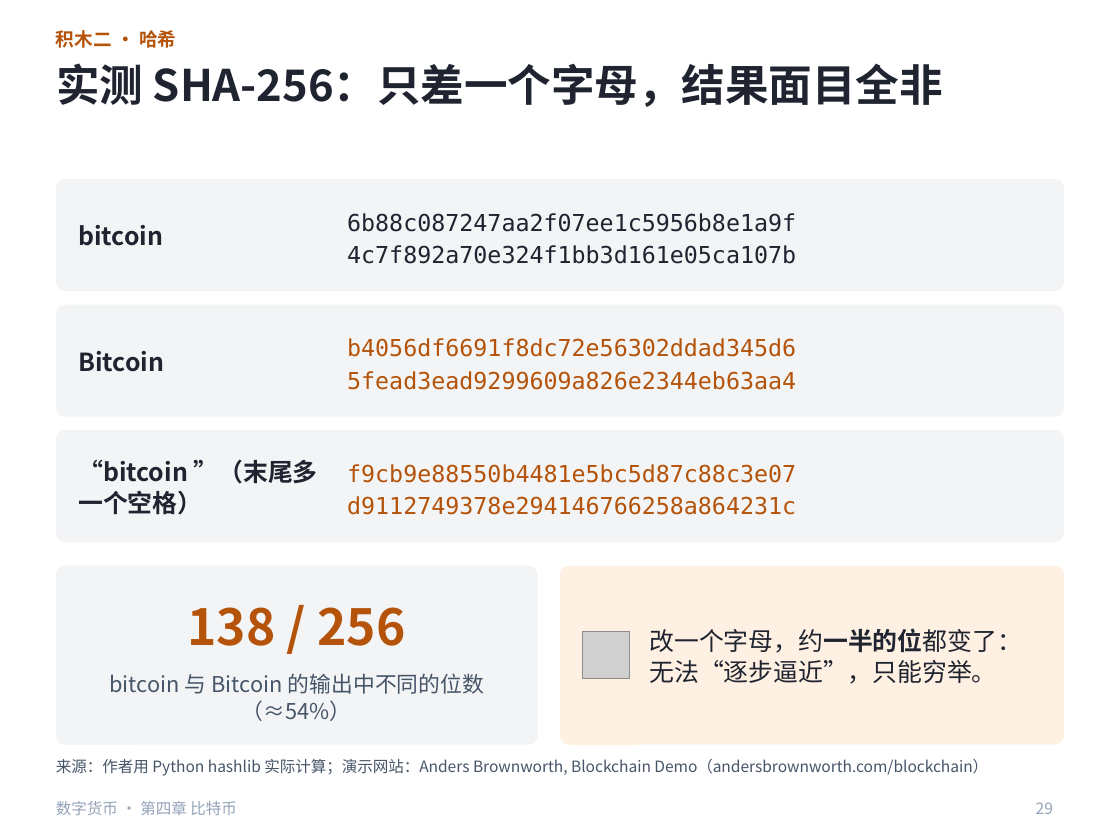
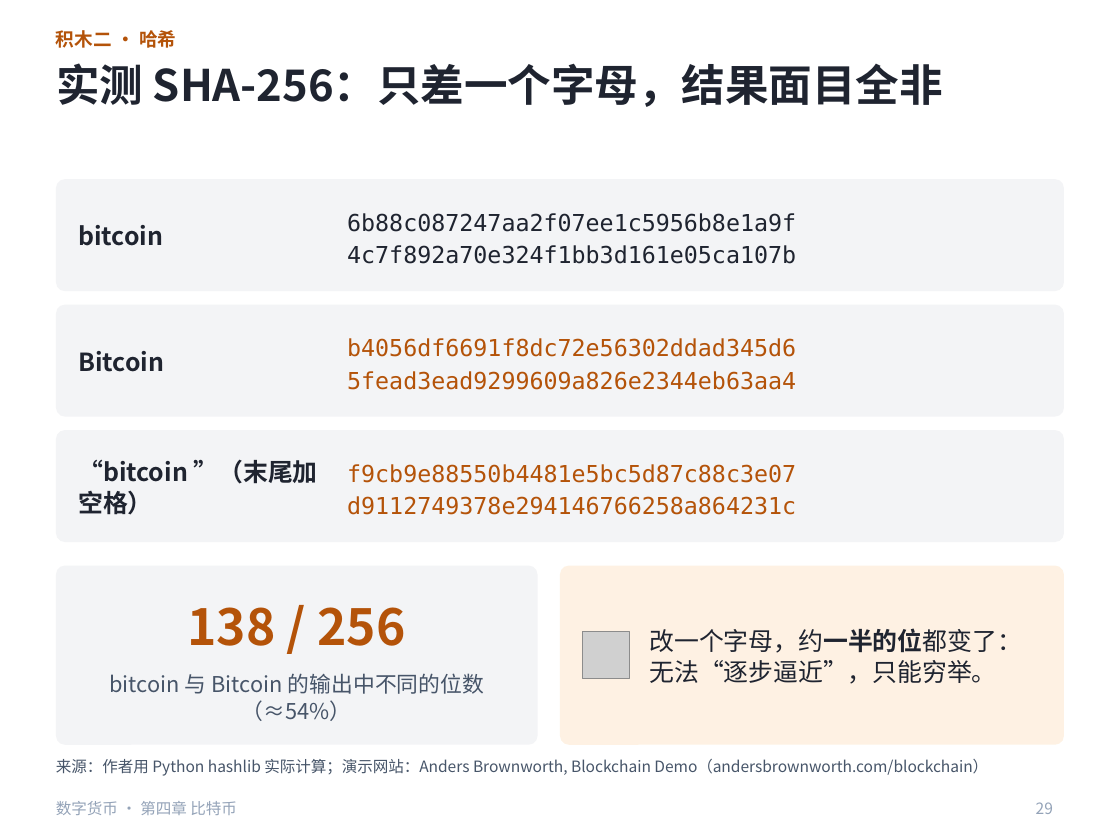
Before and after one commit to hkm500/ppt, a slide deck: slide 29 of 数字货币4_优化版.pptx. Drawn at 1120x840 pixels with LibreOffice and Linux fonts; fonts in the diff are those of the drawing; grey boxes stand for pictures. Boxes give left, top, right and bottom in pixels: in the first picture for what was removed or moved away, otherwise in the second. Text is boxed around its words. In the diff, an @@ line names an element or a change of style, - is before the commit and + after.

```diff
--- a/数字货币4_优化版.pptx
+++ b/数字货币4_优化版.pptx
@@ text at (78, 459, 318, 515): text changed @@
-“bitcoin ”（末尾多一个空格）
+“bitcoin ”（末尾加空格）
```
Also in this commit, not shown: 15 other slides changed, 40 other files.
